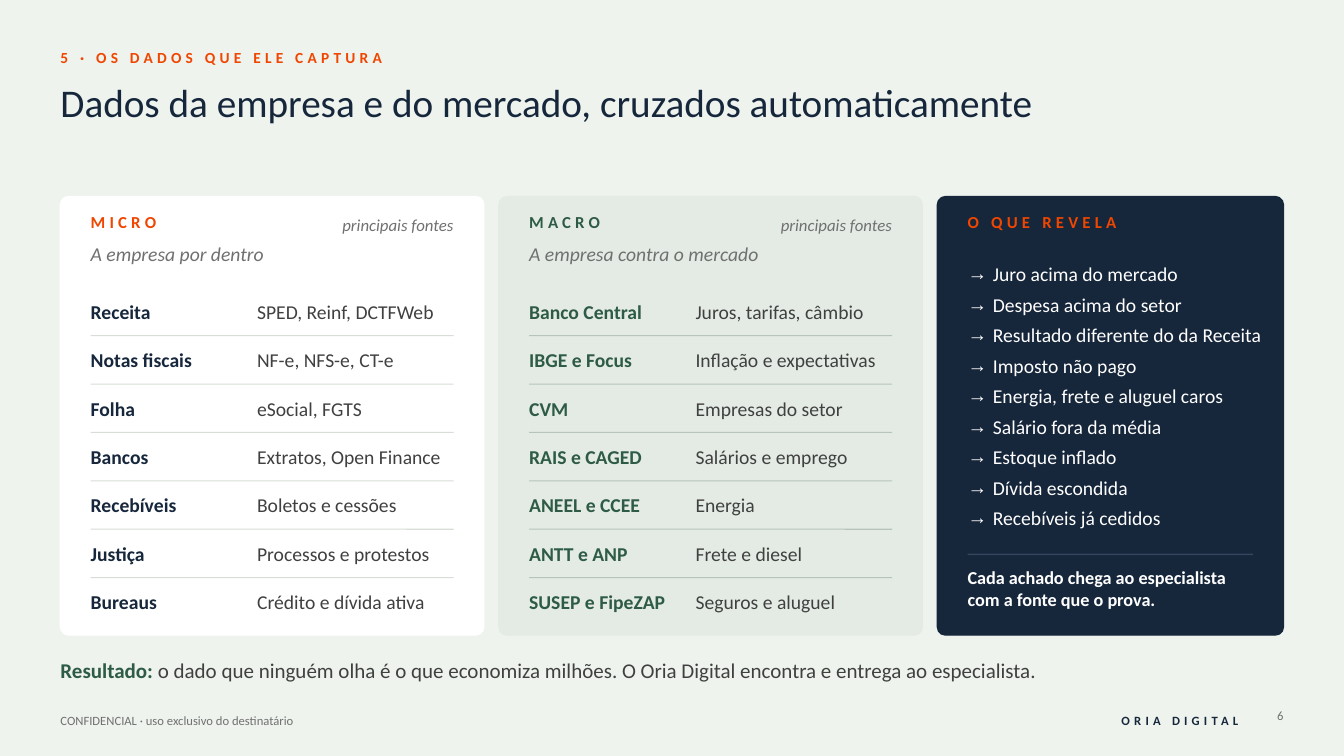
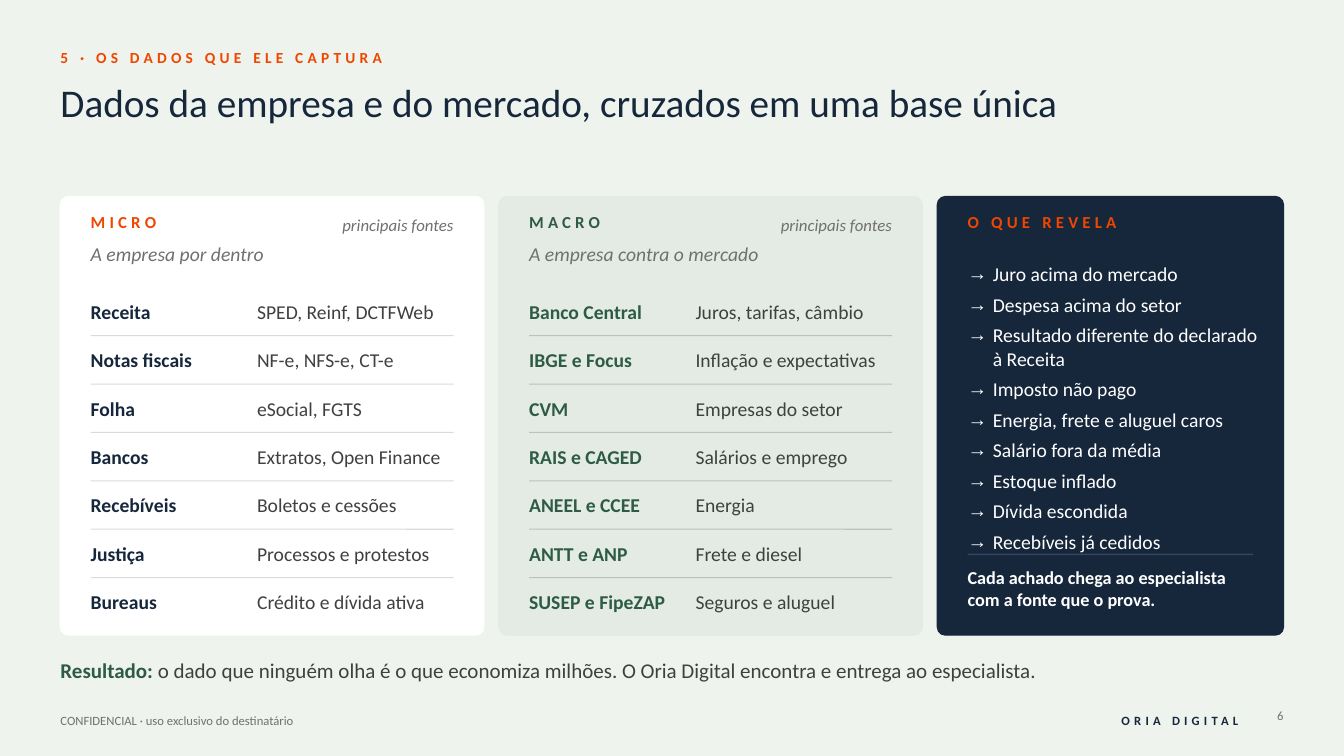
Before and after one commit to rodrigovaroto-wq/Oria-Digital, a slide deck: slide 6 of Apresentações/Business Plan Oria Digital/1_entrega/Business_Plan_Oria_Digital_v3.pptx. Drawn at 1344x756 pixels with LibreOffice and Linux fonts; fonts in the diff are those of the drawing. Boxes give left, top, right and bottom in pixels: in the first picture for what was removed or moved away, otherwise in the second. Text is boxed around its words. In the diff, an @@ line names an element or a change of style, - is before the commit and + after.

```diff
--- a/Apresentações/Business Plan Oria Digital/1_entrega/Business_Plan_Oria_Digital_v3.pptx
+++ b/Apresentações/Business Plan Oria Digital/1_entrega/Business_Plan_Oria_Digital_v3.pptx
@@ title at bbox=[60, 89, 1057, 124]: text changed @@
-Dados da empresa e do mercado, cruzados automaticamente
+Dados da empresa e do mercado, cruzados em uma base única
@@ text at bbox=[993, 328, 1257, 366]: text changed @@
-→ Resultado diferente do da Receita
+→ Resultado diferente do declarado à Receita
```
Also in this commit, not shown: 9 other slides changed, 19 other files.
